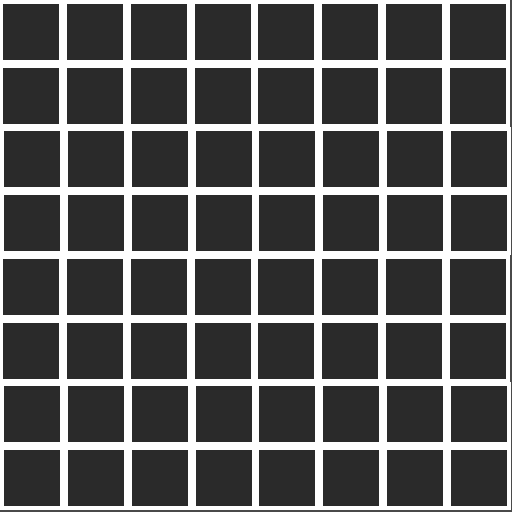
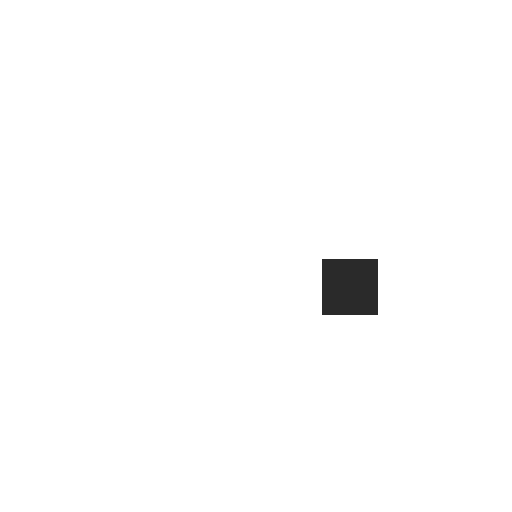
Revision of a layered 512×512 image; what changed, layer by layer:
hid "Layer Group copy #3" over [3, 0, 511, 506]
hid "Background" over [0, 0, 512, 512]
